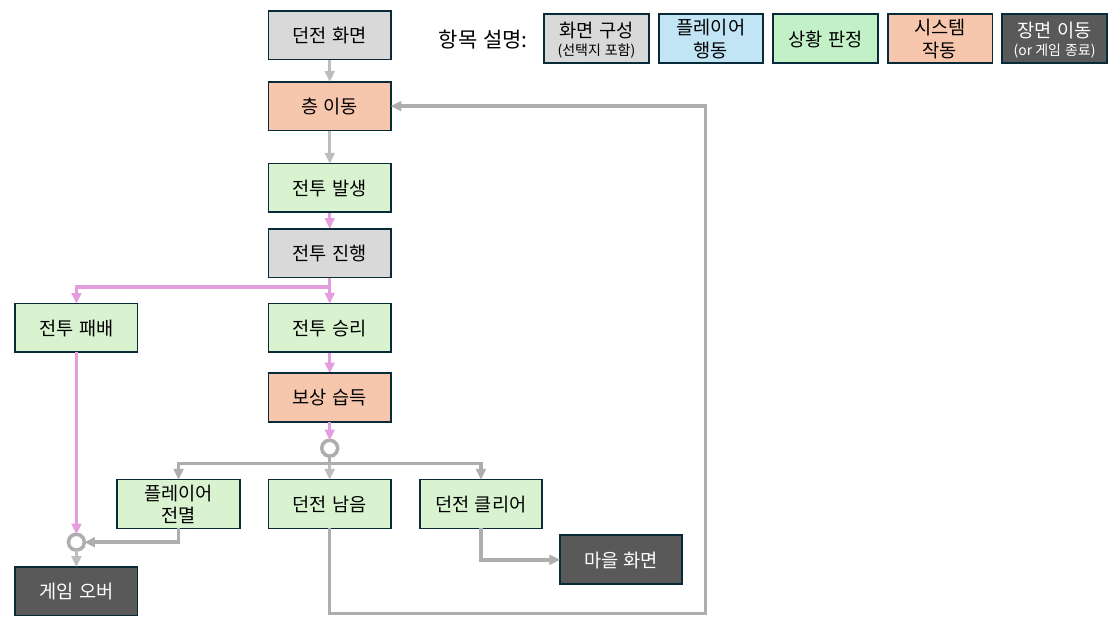
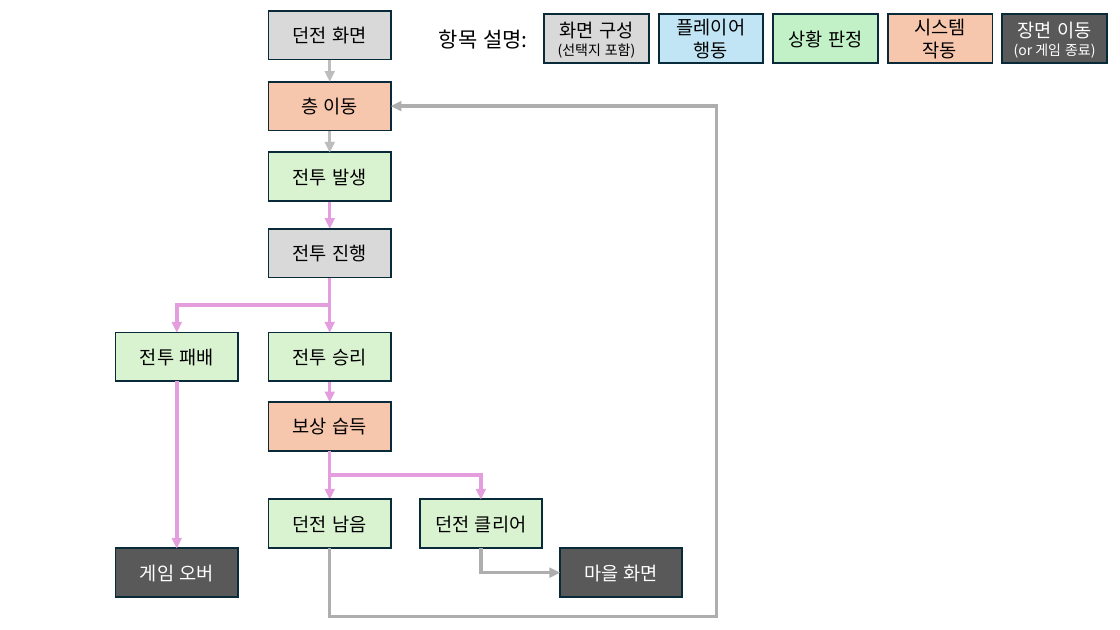
Before and after one commit to lsu0503/TextRPG_TeamProject2nd, a slide deck: slide 5 of Documents/TextRPG_와이어프레임.pptx. Drawn at 1120x630 pixels with LibreOffice and Linux fonts; fonts in the diff are those of the drawing. Boxes give left, top, right and bottom in pixels: in the first picture for what was removed or moved away, otherwise in the second. Text is boxed around its words. In the diff, an @@ line names an element or a change of style, - is before the commit and + after.

```diff
--- a/Documents/TextRPG_와이어프레임.pptx
+++ b/Documents/TextRPG_와이어프레임.pptx
@@ elbow arrow moved from (330, 528) - (391, 106) to (330, 549) - (391, 106) @@
@@ arrow moved from (330, 131) - (330, 164) to (330, 131) - (330, 152) @@
@@ rectangle "전투 발생": place and size @@
-rectangle "전투 발생" at [269,164,392,213]
+rectangle "전투 발생" at [269,152,392,201]
@@ arrow moved from (330, 213) - (330, 229) to (330, 202) - (330, 229) @@
@@ elbow arrow moved from (330, 278) - (76, 303) to (330, 278) - (176, 333) @@
@@ arrow moved from (330, 278) - (330, 303) to (330, 278) - (330, 333) @@
@@ rectangle "전투 패배": place and size @@
-rectangle "전투 패배" at [15,303,138,352]
+rectangle "전투 패배" at [116,333,239,381]
@@ arrow moved from (76, 353) - (76, 534) to (176, 381) - (176, 549) @@
@@ 2 rectangles, 1 arrow: place and size @@
-2 rectangles, 1 arrow at [269,303,392,422]
+2 rectangles, 1 arrow at [269,333,392,451]
@@ ellipse removed at [322,440,338,456] @@
@@ elbow arrow removed from (330, 456) to (179, 480) @@
@@ arrow moved from (330, 422) - (330, 440) to (330, 451) - (330, 499) @@
@@ elbow arrow moved from (330, 456) - (481, 480) to (330, 451) - (481, 499) @@
@@ elbow arrow (330, 451) - (481, 499): stroke #AEAEAE 3 pt to #E59EDD 3 pt @@
@@ arrow removed from (330, 456) to (330, 480) @@
@@ rectangle removed at [118,480,240,528] @@
-플레이어
-전멸
@@ rectangle "던전 남음": place and size @@
-rectangle "던전 남음" at [269,480,392,528]
+rectangle "던전 남음" at [269,499,392,548]
@@ rectangle "던전 클리어": place and size @@
-rectangle "던전 클리어" at [420,480,543,528]
+rectangle "던전 클리어" at [420,499,543,548]
@@ ellipse removed at [68,534,84,550] @@
@@ elbow arrow removed from (179, 528) to (85, 542) @@
@@ arrow removed from (76, 550) to (76, 567) @@
@@ rectangle "게임 오버": place and size @@
-rectangle "게임 오버" at [15,567,138,616]
+rectangle "게임 오버" at [116,549,239,597]
@@ elbow arrow moved from (481, 528) - (560, 560) to (481, 549) - (560, 573) @@
@@ rectangle "마을 화면": place and size @@
-rectangle "마을 화면" at [560,535,683,584]
+rectangle "마을 화면" at [560,549,683,597]
```
Also in this commit, not shown: 1 other slide changed, 1 slide removed.
